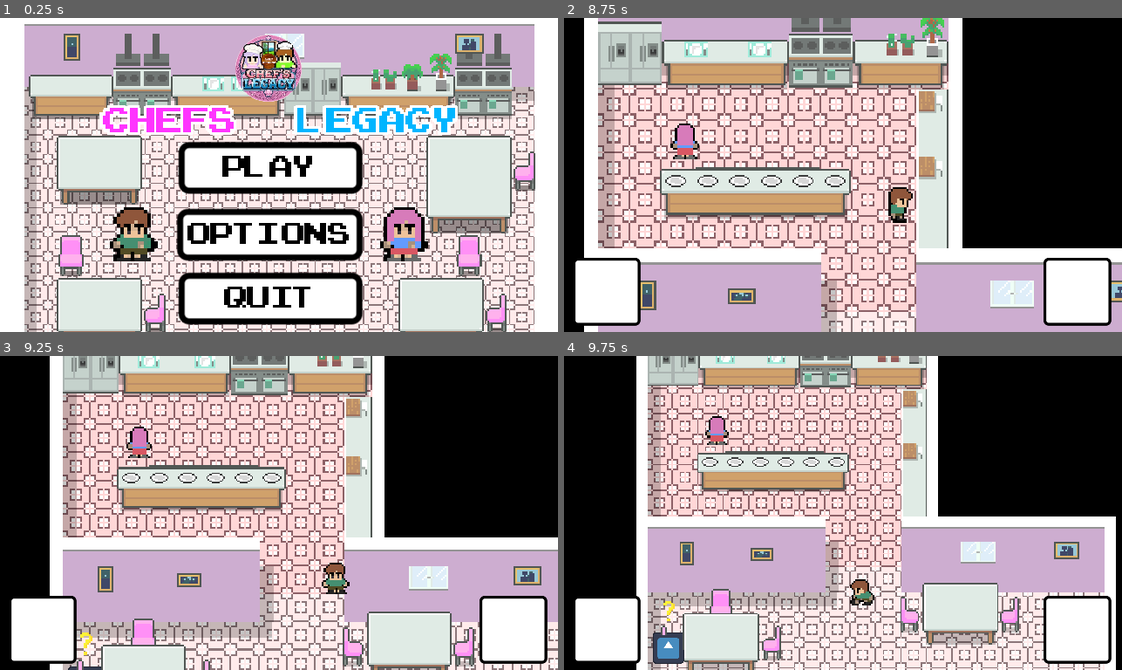
Above: before the commit, frames 1-4 (two rows, left to right).
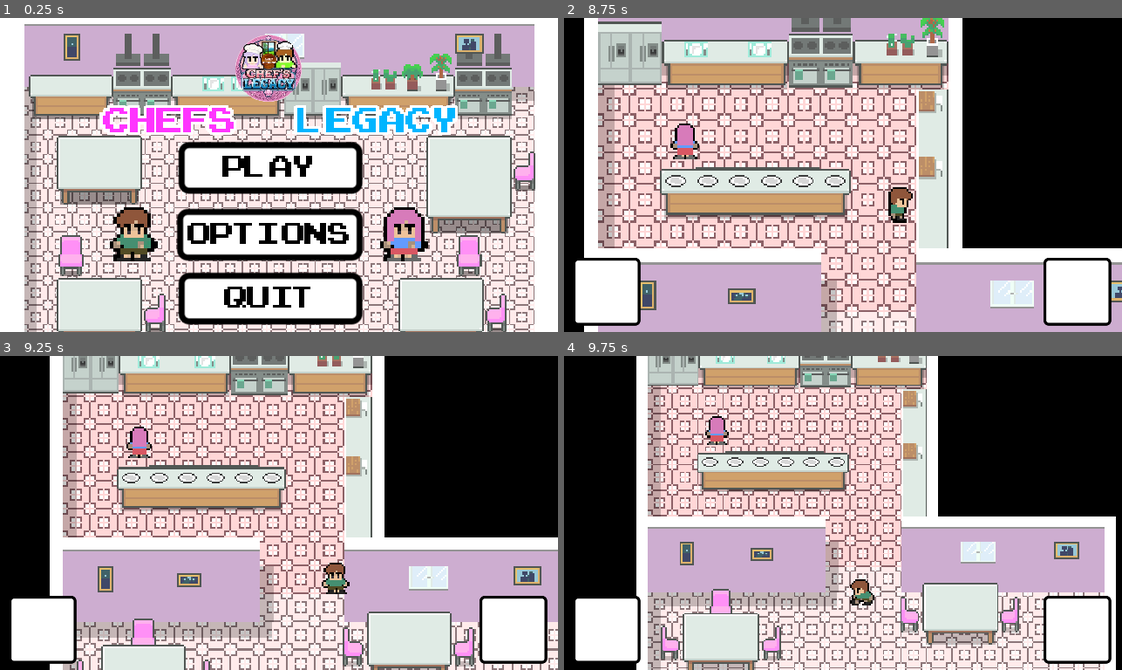
Above: after the commit, the same moments.

Repository: RaiLogic/cooking-game
Game: Godot game, scene res://Scenes/UI/main.tscn
Two runs of this game, one before a commit and one after it. Both use one fixed random seed, a clock stepped at 60 frames per second and the inputs below. The engine's default icon, where the game draws it, is replaced by a stand-in: a white triangle on a blue panel in a dark square.
Inputs (mouse positions are in pixels of both pictures, inside the frame that each line leads up to):
- Up to frame 1 (0.25 s): no input
- Up to frame 2 (8.75 s): click (831, 168) at 0.5 s; hold D (right) 1.28-2.03 s; tap E (interact) at 1.35, 2.3, 2.85, 3.6, 4.55, 5.1, 5.85, 6.8, 7.35, 8.1 s; hold S (down) 2.03-2.78 s; tap 1 (dance) at 2.1, 4.35, 6.6 s; hold D (right) 2.78-3.53 s; hold W (up) 3.53-4.28 s; hold A (left) 4.28-5.78 s; hold S (down) 5.78-6.53 s; hold D (right) 6.53-7.28 s; hold W (up) 7.28-8.03 s; hold D (right) from 8.03 s (still down)
- Up to frame 3 (9.25 s): release D (right) at 8.78 s; hold S (down) from 8.78 s (still down); tap 1 (dance) at 8.85 s; tap E (interact) at 9.05 s
- Up to frame 4 (9.75 s): release S (down) at 9.53 s; hold A (left) from 9.53 s (still down); tap E (interact) at 9.6 s

Frames 1-2 are identical in both runs. In frame 3, 0.1% of the frame differs, in the area x 12-19%, y 88-100%; in frame 4, 0.6%, in the area x 15-22%, y 78-99%.

Commit message:
Customer Changes
Added Chair Sprites when the placement is 'down'. You'll see a the customer sitting rather than a godot placeholder sprite

Diff:
--- a/Scenes/Map/Interactables/chair.tscn
+++ b/Scenes/Map/Interactables/chair.tscn
@@ -2,6 +2,22 @@
 
 [ext_resource type="Texture2D" uid="uid://bnubw52m5utqc" path="res://Assets/Borrowed Assets/tileset 16x16.png" id="1_a1gnm"]
 [ext_resource type="Script" uid="uid://bwa6y8ynw43ef" path="res://Scripts/Appliances/chair.gd" id="1_kq0sf"]
+[ext_resource type="Texture2D" uid="uid://bvjy1wioitvmi" path="res://Assets/Own Assets/Customer/Si_Gurl_nsa_Upuan.png" id="2_e1km2"]
+
+[sub_resource type="AtlasTexture" id="AtlasTexture_6tbwm"]
+atlas = ExtResource("2_e1km2")
+region = Rect2(0, 0, 16, 32)
+
+[sub_resource type="SpriteFrames" id="SpriteFrames_1vivr"]
+animations = [{
+"frames": [{
+"duration": 1.0,
+"texture": SubResource("AtlasTexture_6tbwm")
+}],
+"loop": 1,
+"name": &"down",
+"speed": 5.0
+}]
 
 [sub_resource type="RectangleShape2D" id="RectangleShape2D_fu1k5"]
 size = Vector2(12, 10.5)
@@ -9,54 +25,62 @@
 [node name="Chair" type="StaticBody2D" unique_id=747928645]
 script = ExtResource("1_kq0sf")
 
-[node name="Placement" type="Node2D" parent="." unique_id=1994925711]
+[node name="Occupied" type="AnimatedSprite2D" parent="." unique_id=1856248759]
+visible = false
+z_index = 1
+position = Vector2(0, -8)
+sprite_frames = SubResource("SpriteFrames_1vivr")
+animation = &"down"
 
-[node name="Left" type="Node2D" parent="Placement" unique_id=1719718232]
+[node name="Unoccupied" type="Node2D" parent="." unique_id=1994925711]
+
+[node name="Left" type="Node2D" parent="Unoccupied" unique_id=1719718232]
 visible = false
 
-[node name="Top" type="Sprite2D" parent="Placement/Left" unique_id=326226158]
+[node name="Top" type="Sprite2D" parent="Unoccupied/Left" unique_id=326226158]
 z_index = 3
 position = Vector2(0, -16)
 texture = ExtResource("1_a1gnm")
 region_enabled = true
 region_rect = Rect2(48, 496, 16, 16)
 
-[node name="Bot" type="Sprite2D" parent="Placement/Left" unique_id=1165806692]
+[node name="Bot" type="Sprite2D" parent="Unoccupied/Left" unique_id=1165806692]
 texture = ExtResource("1_a1gnm")
 region_enabled = true
 region_rect = Rect2(48, 512, 16, 16)
 
-[node name="Down" type="Node2D" parent="Placement" unique_id=205624945]
+[node name="Down" type="Node2D" parent="Unoccupied" unique_id=205624945]
 
-[node name="Top" type="Sprite2D" parent="Placement/Down" unique_id=860707772]
+[node name="Top" type="Sprite2D" parent="Unoccupied/Down" unique_id=860707772]
 z_index = 3
 position = Vector2(0, -16)
 texture = ExtResource("1_a1gnm")
 region_enabled = true
 region_rect = Rect2(32, 496, 16, 16)
 
-[node name="Bot" type="Sprite2D" parent="Placement/Down" unique_id=667322492]
+[node name="Bot" type="Sprite2D" parent="Unoccupied/Down" unique_id=667322492]
 z_index = 1
 texture = ExtResource("1_a1gnm")
 region_enabled = true
 region_rect = Rect2(32, 512, 16, 16)
 
-[node name="Right" type="Node2D" parent="Placement" unique_id=1472776906]
+[node name="Right" type="Node2D" parent="Unoccupied" unique_id=1472776906]
 visible = false
 
-[node name="Top" type="Sprite2D" parent="Placement/Right" unique_id=1297101813]
+[node name="Top" type="Sprite2D" parent="Unoccupied/Right" unique_id=1297101813]
 z_index = 3
 position = Vector2(0, -16)
 texture = ExtResource("1_a1gnm")
 region_enabled = true
 region_rect = Rect2(96, 496, 16, 16)
 
-[node name="Bot" type="Sprite2D" parent="Placement/Right" unique_id=1081366390]
+[node name="Bot" type="Sprite2D" parent="Unoccupied/Right" unique_id=1081366390]
 texture = ExtResource("1_a1gnm")
 region_enabled = true
 region_rect = Rect2(96, 512, 16, 16)
 
 [node name="CollisionShape2D" type="CollisionShape2D" parent="." unique_id=794807263]
+z_index = 1
 position = Vector2(0, -3.75)
 shape = SubResource("RectangleShape2D_fu1k5")
 
--- a/Scenes/Map/restaurant.tscn
+++ b/Scenes/Map/restaurant.tscn
@@ -414,6 +414,15 @@
 [node name="Chairs" type="Node2D" parent="Interactables/Dining" unique_id=627144750]
 position = Vector2(0, -96)
 
+[node name="Chair7" parent="Interactables/Dining/Chairs" unique_id=988679782 instance=ExtResource("9_abp06")]
+position = Vector2(174, 272)
+placement = "down"
+
+[node name="Chair10" parent="Interactables/Dining/Chairs" unique_id=1931212271 instance=ExtResource("9_abp06")]
+z_index = 1
+position = Vector2(152, 296)
+placement = "right"
+
 [node name="Chair2" parent="Interactables/Dining/Chairs" unique_id=747928645 instance=ExtResource("9_abp06")]
 z_index = 1
 position = Vector2(13, 227)
@@ -424,11 +433,6 @@
 position = Vector2(13, 295)
 placement = "right"
 
-[node name="Chair10" parent="Interactables/Dining/Chairs" unique_id=1931212271 instance=ExtResource("9_abp06")]
-z_index = 1
-position = Vector2(152, 296)
-placement = "right"
-
 [node name="Chair11" parent="Interactables/Dining/Chairs" unique_id=1468505395 instance=ExtResource("9_abp06")]
 z_index = 1
 position = Vector2(164, 209)
@@ -436,10 +440,6 @@
 
 [node name="Chair4" parent="Interactables/Dining/Chairs" unique_id=603108134 instance=ExtResource("9_abp06")]
 position = Vector2(46, 205)
-placement = "down"
-
-[node name="Chair7" parent="Interactables/Dining/Chairs" unique_id=988679782 instance=ExtResource("9_abp06")]
-position = Vector2(174, 272)
 placement = "down"
 
 [node name="Chair8" parent="Interactables/Dining/Chairs" unique_id=489543099 instance=ExtResource("9_abp06")]
@@ -513,6 +513,7 @@
 position = Vector2(461, 354)
 
 [node name="SpawnTimer" type="Timer" parent="CustomerSpawner" unique_id=1683987105]
+wait_time = 3.0
 one_shot = true
 
 [connection signal="timeout" from="CustomerSpawner/SpawnTimer" to="CustomerSpawner" method="_on_spawn_timer_timeout"]
--- a/Scenes/Players/customer_spawner.gd
+++ b/Scenes/Players/customer_spawner.gd
@@ -33,7 +33,11 @@
 	var chair = restaurant.get_available_chair()
 	if chair:
 		chair.occupy(customer)
+
+		# CHAIR TO CUSTOMER CONNECTUIB
 		customer.done.connect(chair.remove)
+		customer.sitting.connect(chair.update_sprite)
+
 		customer.set_destination(
 			chair.sit_point.global_position
 
--- a/Scripts/Appliances/chair.gd
+++ b/Scripts/Appliances/chair.gd
@@ -1,9 +1,12 @@
 class_name Chair extends StaticBody2D
 
 @export var placement : String
-@onready var left: Node2D = $Placement/Left
-@onready var down: Node2D = $Placement/Down
-@onready var right: Node2D = $Placement/Right
+
+@onready var left: Node2D = $Unoccupied/Left
+@onready var down: Node2D = $Unoccupied/Down
+@onready var right: Node2D = $Unoccupied/Right
+
+@onready var animation: AnimatedSprite2D = $Occupied
 
 @onready var sit_point: Marker2D = $Point
 
@@ -12,13 +15,31 @@
 
 func _ready() -> void:
 	down.visible = false
-	update_sprite()
+	update_sprite(false)
 
 
-func update_sprite() -> void:
-	if placement == "left": left.visible = true;
-	elif placement == "right": right.visible = true;
-	elif placement == "down": down.visible = true;
+func update_sprite(seated: bool) -> void:
+	if !seated:
+		if placement == "left":
+			left.visible = true;
+		elif placement == "right":
+			right.visible = true;
+		elif placement == "down":
+			down.visible = true;
+	else:
+		left.visible = false
+		right.visible = false
+		down.visible = false
+
+		animation.visible = true
+
+		if placement == "left":
+			left.visible = true
+		elif placement == "right":
+			right.visible = true
+		elif placement == "down":
+			animation.play("down")
+			print("seated")
 
 func occupy(customer: Customer) -> void:
 	occupied = true
@@ -26,6 +47,8 @@
 
 # CONNECTED TO CUSTOMER SIGNAL "done"
 func remove(customer: Customer) -> void:
+	update_sprite(false)
+
 	if customer_sitting != customer:
 		print("error")
 		return
--- a/Scripts/customer.gd
+++ b/Scripts/customer.gd
@@ -3,6 +3,7 @@
 @export var movement : MovementComponent
 @onready var order_ui: Panel = $OrderUI
 @onready var interact_area: InteractedComponent = $InteractedComponent
+@onready var sprite: Sprite2D = $Sprite2D
 
 @onready var agent : NavigationAgent2D = $NavigationAgent2D
 
@@ -17,8 +18,8 @@
 }
 var state: STATES
 
-# CONNECTED TO FUNCTION "remove" in Chair.gd
-signal done(customer: Customer)
+signal done(customer: Customer) # CONNECTED TO FUNCTION "remove" in Chair.gd
+signal sitting(seated: bool) # CONNECTED TO FUNCTION
 
 # FOOD ORDERING
 var desired_food : Food
@@ -31,11 +32,13 @@
 
 	if agent.is_navigation_finished():
 		if state == STATES.WALKING:
+			# FOR CHAIR POSITION AND SPRITES
 			if global_position != agent.target_position:
 				global_position = agent.target_position
 
 			if state == STATES.WALKING:
-				is_waiting(true)
+				sitting.emit(true)
+				is_sitting(true)
 				state = STATES.WAITING
 
 			velocity = Vector2.ZERO
@@ -51,7 +54,7 @@
 func interact(interactor: Player) -> void:
 	if state == STATES.WAITING:
 		# INTERACTING WHILE WAITING STATE SHOWS ORDER
-		is_waiting(false)
+		is_sitting(false)
 		state = STATES.ORDERING
 		show_order()
 	elif state == STATES.ORDERING:
@@ -62,17 +65,18 @@
 		else:
 			order_ui.visible = false
 			interactor.inventory.clear_item()
-			done.emit(self)
+			done.emit(self) # to customer_spawner
 			done_order()
 
 func set_destination(pos: Vector2) -> void:
 	agent.target_desired_distance = 8.0
 	agent.target_position = pos
 
-func is_waiting(index: bool) -> void:
+func is_sitting(index: bool) -> void:
 	if index == true:
 		wait.visible = true
 		wait_anim.play("show")
+		sprite.visible = false # INVISIBLE SO CHAIR HAS THE ANIMATION
 	elif index == false:
 		wait_anim.stop()
 		wait.visible = false
@@ -84,3 +88,4 @@
 func done_order() -> void:
 	# CODE IN LEAVING IS IN THE CUSTOMER SPAWNER
 	state = STATES.LEAVING
+	sprite.visible = true
Renamed: Assets/Own Assets/Si_Gurl_nsa_Upuan.png -> Assets/Own Assets/Customer/Si_Gurl_nsa_Upuan.png
Not shown, changed: Assets/Own Assets/Customer/Si_Gurl_nsa_Upuan.png.import
